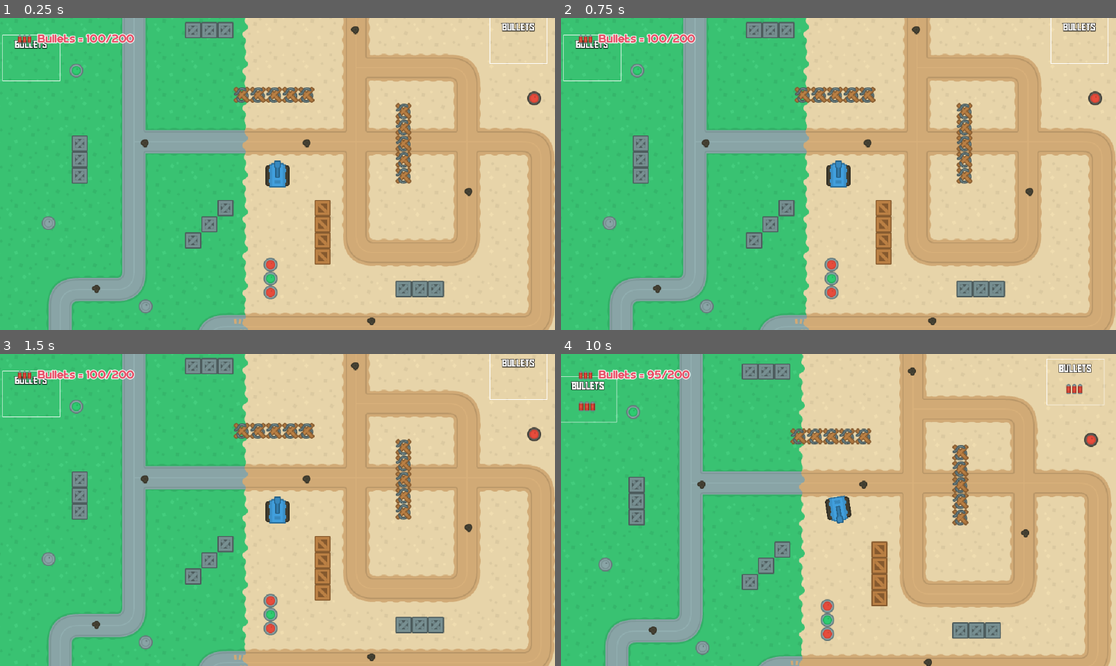
Above: before the commit, frames 1-4 (two rows, left to right).
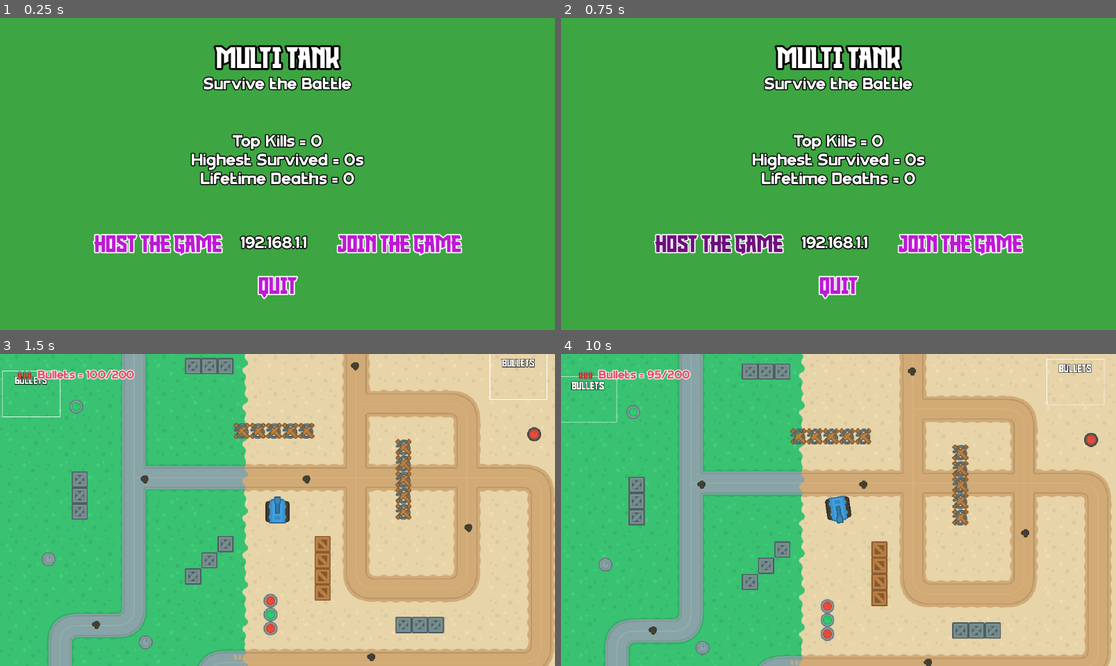
Above: after the commit, the same moments.

Repository: ki8yk8/game-dev-resolution
Game: Godot game, scene res://Scenes/main_menu.tscn
The game is run twice, just before and just after one commit, with the same random seed, the same clock (stepped at 60 frames per second) and the same inputs. Before the commit the project starts from res://Scenes/game_play.tscn.
Inputs (mouse positions are in pixels of both pictures, inside the frame that each line leads up to):
- Up to frame 1 (0.25 s): no input
- Up to frame 2 (0.75 s): click (716, 242) at 0.5 s, where only the run after the commit has a clickable "Host The Game"
- Up to frame 3 (1.5 s): click (399, 578) at 1.25 s, where only the run after the commit has a clickable "Join the Game"
- Up to frame 4 (10 s): tap Enter at 2 s; hold Right (right) 2.03-2.78 s; tap Space (shoot) at 2.1, 4.35, 5.75, 6.6, 8.85 s; hold S (down) 2.78-3.53 s; tap Alt every 2.25 s from 2.85 to 9.6 s; hold Right (right) 3.53-4.28 s; tap Shift at 3.6, 5.85, 8.1 s; hold Up (up) 4.28-5.03 s; hold Left (left) 5.03-6.53 s; hold S (down) 6.53-7.28 s; hold Right (right) 7.28-8.03 s; hold Up (up) 8.03-8.78 s; hold Right (right) 8.78-9.53 s; hold S (down) from 9.53 s (still down)

The runs differ from the first frame. In frame 1, 100% of the frame differs, in the area x 0-100%, y 0-100%; in frame 2, 100%; in frame 3, nothing differs; in frame 4, 0.2%.

Commit message:
ui for multiplayer main menu

Diff:
--- a/Scenes/game_play.tscn
+++ b/Scenes/game_play.tscn
@@ -210,3 +210,17 @@
 theme_override_fonts/font = ExtResource("12_ejlfm")
 theme_override_font_sizes/font_size = 24
 text = "Bullets = 100"
+
+[node name="TankSpawner" type="MultiplayerSpawner" parent="." unique_id=2129371673]
+
+[node name="BulletsSpawner" type="MultiplayerSpawner" parent="." unique_id=1420996085]
+
+[node name="SpawnMarkers" type="Node2D" parent="." unique_id=1077491541]
+
+[node name="SpawnPoint1" type="Marker2D" parent="SpawnMarkers" unique_id=860927149]
+
+[node name="SpawnPoint2" type="Marker2D" parent="SpawnMarkers" unique_id=1476998930]
+
+[node name="SpawnPoint3" type="Marker2D" parent="SpawnMarkers" unique_id=906166196]
+
+[node name="SpawnPoint4" type="Marker2D" parent="SpawnMarkers" unique_id=327035423]
--- a/Scenes/main_menu.tscn
+++ b/Scenes/main_menu.tscn
@@ -62,8 +62,8 @@
 
 [node name="MarginContainer" type="MarginContainer" parent="MarginContainer/VBoxContainer" unique_id=257742548]
 layout_mode = 2
-theme_override_constants/margin_top = 100
-theme_override_constants/margin_bottom = 100
+theme_override_constants/margin_top = 80
+theme_override_constants/margin_bottom = 80
 
 [node name="VBoxContainer" type="VBoxContainer" parent="MarginContainer/VBoxContainer/MarginContainer" unique_id=1167432158]
 layout_mode = 2
@@ -92,13 +92,16 @@
 theme_override_font_sizes/font_size = 34
 text = "Lifetime Deaths = 100"
 
-[node name="HBoxContainer2" type="HBoxContainer" parent="MarginContainer/VBoxContainer" unique_id=1589746161]
+[node name="MarginContainer2" type="MarginContainer" parent="MarginContainer/VBoxContainer" unique_id=1924832588]
 layout_mode = 2
-size_flags_vertical = 8
-theme_override_constants/separation = 80
+theme_override_constants/margin_bottom = 20
+
+[node name="HBoxContainer" type="HBoxContainer" parent="MarginContainer/VBoxContainer/MarginContainer2" unique_id=686018092]
+layout_mode = 2
+theme_override_constants/separation = 32
 alignment = 1
 
-[node name="StartTheGame" type="Button" parent="MarginContainer/VBoxContainer/HBoxContainer2" unique_id=378359408]
+[node name="HostJoin" type="Button" parent="MarginContainer/VBoxContainer/MarginContainer2/HBoxContainer" unique_id=1995548737]
 layout_mode = 2
 size_flags_horizontal = 4
 accessibility_name = "Play"
@@ -110,8 +113,46 @@
 theme_override_fonts/font = ExtResource("1_28flt")
 theme_override_font_sizes/font_size = 48
 action_mode = 0
-text = "Start The GAME"
+text = "Host The Game"
 flat = true
+
+[node name="LineEdit" type="LineEdit" parent="MarginContainer/VBoxContainer/MarginContainer2/HBoxContainer" unique_id=1978990516]
+layout_mode = 2
+theme_override_colors/font_color = Color(1, 1, 1, 1)
+theme_override_colors/font_uneditable_color = Color(1, 1, 1, 1)
+theme_override_colors/font_placeholder_color = Color(1, 1, 1, 1)
+theme_override_constants/outline_size = 8
+theme_override_fonts/font = ExtResource("2_48xlc")
+theme_override_font_sizes/font_size = 34
+placeholder_text = "192.168.1.1"
+max_length = 16
+expand_to_text_length = true
+emoji_menu_enabled = false
+clear_button_enabled = true
+flat = true
+select_all_on_focus = true
+caret_blink = true
+
+[node name="ClientJoin" type="Button" parent="MarginContainer/VBoxContainer/MarginContainer2/HBoxContainer" unique_id=378359408]
+layout_mode = 2
+size_flags_horizontal = 4
+accessibility_name = "Play"
+accessibility_description = "Start the new game"
+theme_override_colors/font_color = Color(0.74509805, 0.09411765, 0.8392157, 1)
+theme_override_colors/font_hover_color = Color(0.4318534, 0.053900007, 0.49, 1)
+theme_override_colors/font_outline_color = Color(1, 1, 1, 1)
+theme_override_constants/outline_size = 10
+theme_override_fonts/font = ExtResource("1_28flt")
+theme_override_font_sizes/font_size = 48
+action_mode = 0
+text = "Join the Game"
+flat = true
+
+[node name="HBoxContainer2" type="HBoxContainer" parent="MarginContainer/VBoxContainer" unique_id=1589746161]
+layout_mode = 2
+size_flags_vertical = 8
+theme_override_constants/separation = 80
+alignment = 1
 
 [node name="Quit" type="Button" parent="MarginContainer/VBoxContainer/HBoxContainer2" unique_id=1886842833]
 layout_mode = 2
@@ -128,5 +169,5 @@
 text = "Quit"
 flat = true
 
-[connection signal="pressed" from="MarginContainer/VBoxContainer/HBoxContainer2/StartTheGame" to="." method="_on_start_the_game_pressed"]
+[connection signal="pressed" from="MarginContainer/VBoxContainer/MarginContainer2/HBoxContainer/ClientJoin" to="." method="_on_start_the_game_pressed"]
 [connection signal="pressed" from="MarginContainer/VBoxContainer/HBoxContainer2/Quit" to="." method="_on_quit_pressed"]
--- a/project.godot
+++ b/project.godot
@@ -11,7 +11,7 @@
 [application]
 
 config/name="week-6"
-run/main_scene="uid://m3ldjq1okhld"
+run/main_scene="uid://mennb783118i"
 config/features=PackedStringArray("4.6", "GL Compatibility")
 config/icon="res://icon.svg"
 
